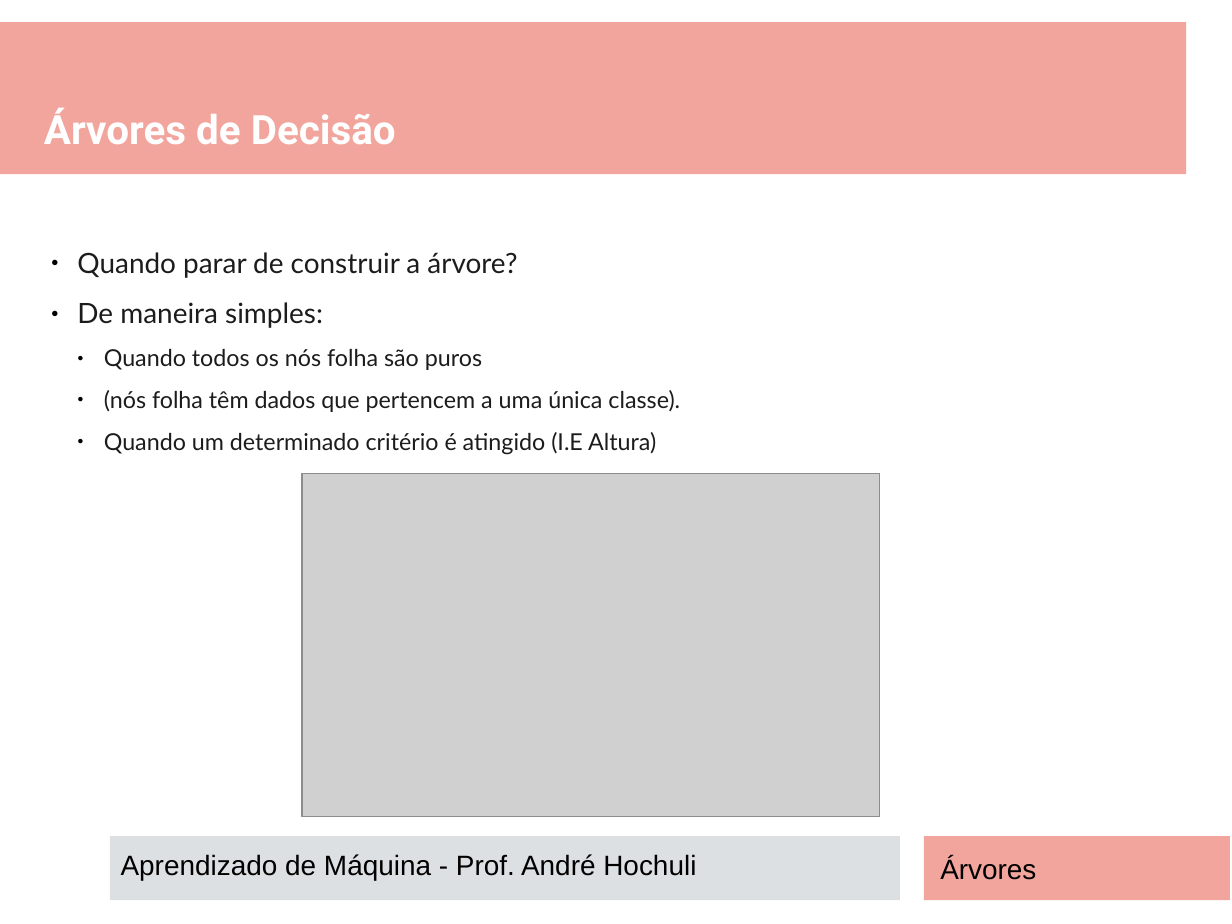
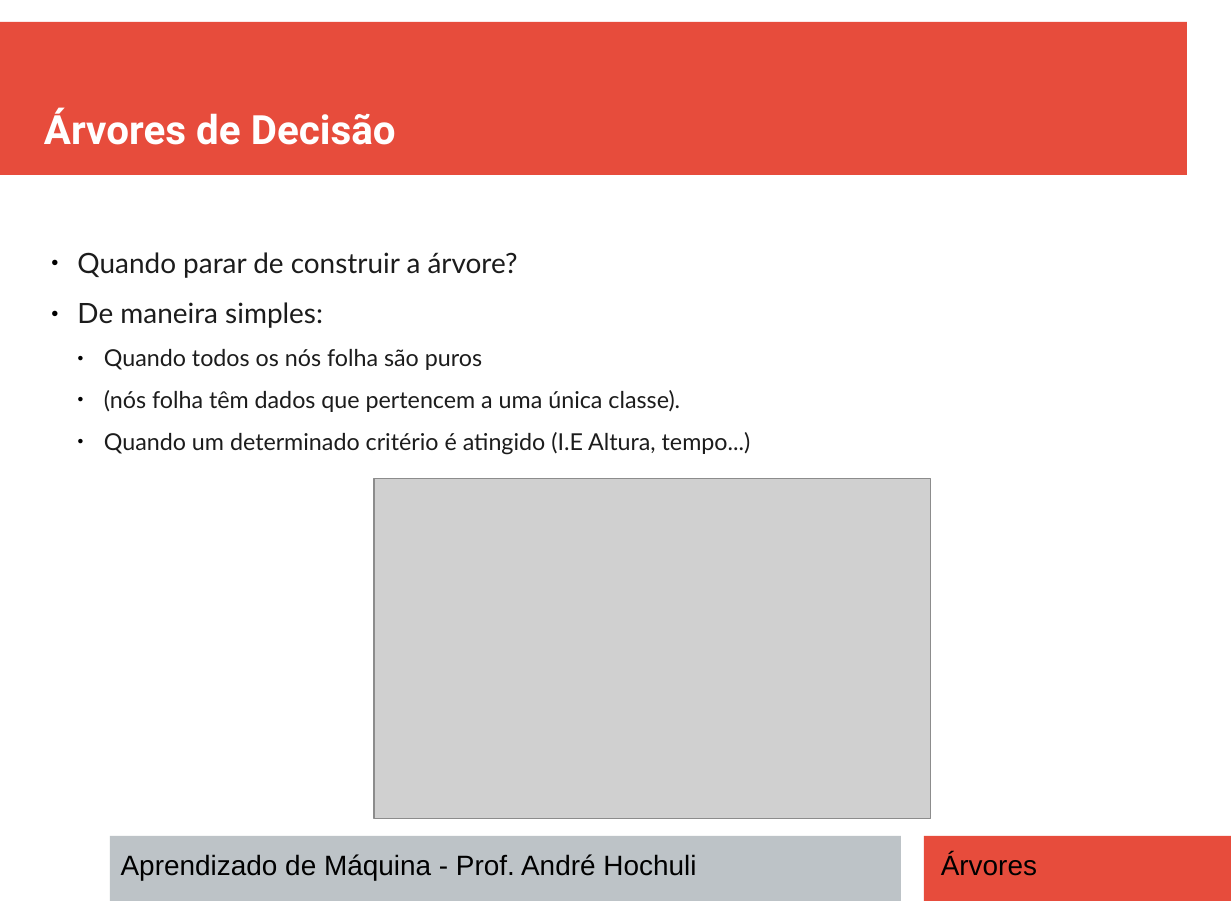
Before and after one commit to andrehochuli/teaching, a slide deck: slide 15 of AprendizadoMaquina/Tópico 02 - Aprendizado Supervisionado/ARVORES DECISÃO/Tópico 02 - Aprendizado-Supervisionado - Arvores.pptx (slide 14 before the commit). Drawn at 1232x924 pixels with LibreOffice and Linux fonts; fonts in the diff are those of the drawing; grey boxes stand for pictures. Boxes give left, top, right and bottom in pixels: in the first picture for what was removed or moved away, otherwise in the second. Text is boxed around its words. In the diff, an @@ line names an element or a change of style, - is before the commit and + after.

```diff
--- a/AprendizadoMaquina/Tópico 02 - Aprendizado Supervisionado/ARVORES DECISÃO/Tópico 02 - Aprendizado-Supervisionado - Arvores.pptx
+++ b/AprendizadoMaquina/Tópico 02 - Aprendizado Supervisionado/ARVORES DECISÃO/Tópico 02 - Aprendizado-Supervisionado - Arvores.pptx
@@ rectangle at [0, 22, 1187, 176]: fill #E74C3C at 50% opacity to #E74C3C @@
@@ text at [104, 432, 751, 455]: text changed @@
-  ● Quando um determinado critério é atingido (I.E Altura)
+  ● Quando um determinado critério é atingido (I.E Altura, tempo...)
@@ picture: place and size @@
-picture at [302, 474, 880, 817]
+picture at [375, 480, 931, 819]
@@ rectangle at [110, 836, 901, 901]: fill #BDC3C7 at 50% opacity to #BDC3C7 @@
@@ rectangle at [925, 836, 1232, 901]: fill #E74C3C at 50% opacity to #E74C3C @@
@@ text "Árvores": place and size @@
-text "Árvores" at [940, 857, 1036, 880]
+text "Árvores" at [941, 853, 1037, 876]
```
Also in this commit, not shown: 15 other slides changed, 1 slide added, 1 other file.
